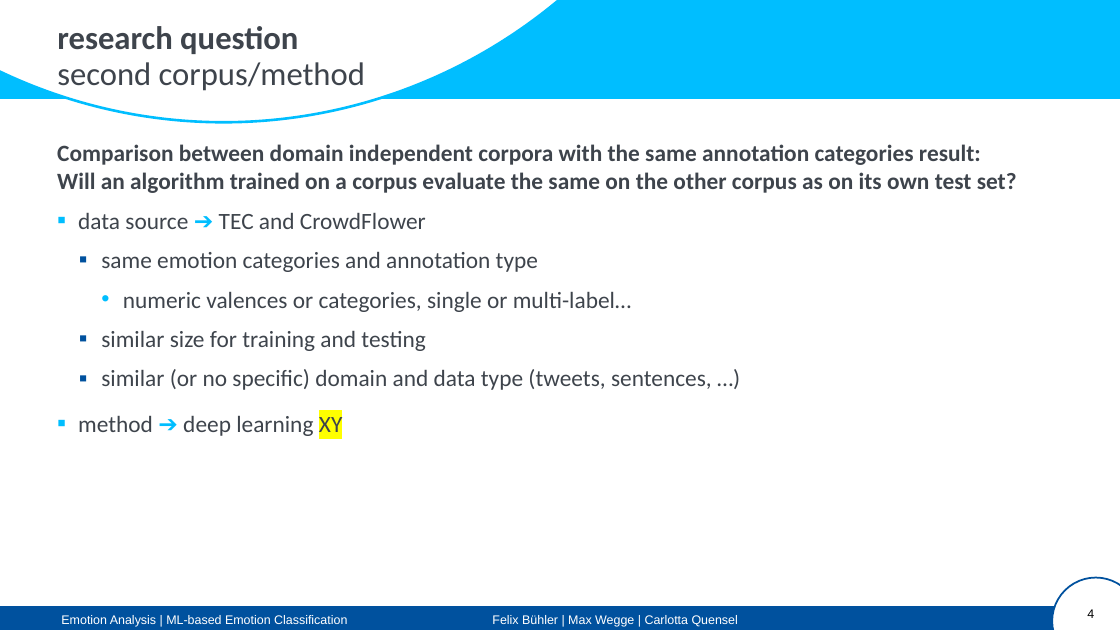
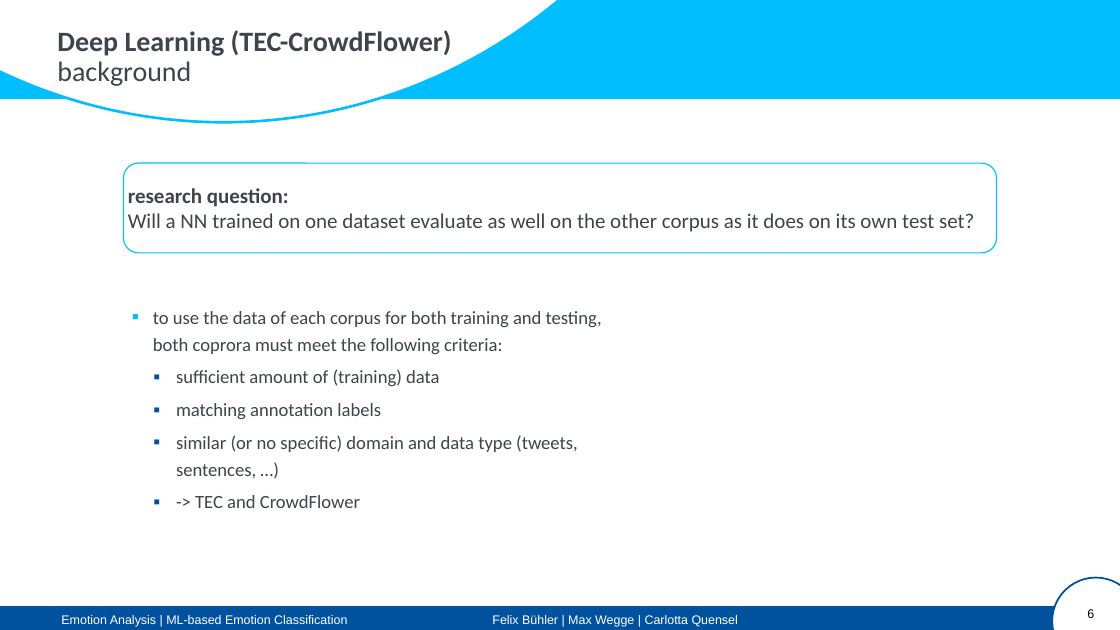
Before and after one commit to Stunkymonkey/emotion-analysis, a slide deck: slide 6 of excercise2/emotion-analysis_assignment2.pptx (slide 4 before the commit). Drawn at 1120x630 pixels with LibreOffice and Linux fonts; fonts in the diff are those of the drawing. Boxes give left, top, right and bottom in pixels: in the first picture for what was removed or moved away, otherwise in the second. Text is boxed around its words. In the diff, an @@ line names an element or a change of style, - is before the commit and + after.

```diff
--- a/excercise2/emotion-analysis_assignment2.pptx
+++ b/excercise2/emotion-analysis_assignment2.pptx
@@ text removed at box(57, 26, 365, 91) @@
-research question
-second corpus/method
@@ text added at box(57, 30, 452, 86), 24 pt, text #3E444C, bold @@
+Deep Learning (TEC-CrowdFlower)
+background
@@ text removed at box(57, 144, 1017, 193) @@
-Comparison between domain independent corpora with the same annotation categories result:
-Will an algorithm trained on a corpus evaluate the same on the other corpus as on its own test set?
@@ rounded rectangle added at box(124, 163, 996, 253), fill #FFFFFF, outline #00BEFF 1 pt, 18 pt, text #3E444C @@
+research question:
+Will a NN trained on one dataset evaluate as well on the other corpus as it does on its own test set?
@@ text removed at box(78, 213, 712, 436) @@
-▪ data source ➔ TEC and CrowdFlower
-  ▪ same emotion categories and annotation type
-    • numeric valences or categories, single or multi-label…
-  ▪ similar size for training and testing
-  ▪ similar (or no specific) domain and data type (tweets, sentences, …)
-▪ method ➔ deep learning XY
@@ text added at box(153, 311, 602, 508), 16 pt, text #3E444C @@
+▪ to use the data of each corpus for both training and testing, both coprora must meet the following criteria:
+  ▪ sufficient amount of (training) data
+  ▪ matching annotation labels
+  ▪ similar (or no specific) domain and data type (tweets, sentences, …)
+  ▪ -> TEC and CrowdFlower
@@ page number at box(1087, 609, 1094, 618): text changed @@
-4
+6
```
Also in this commit, not shown: 4 other slides changed, 7 slides added, 1 slide removed.
